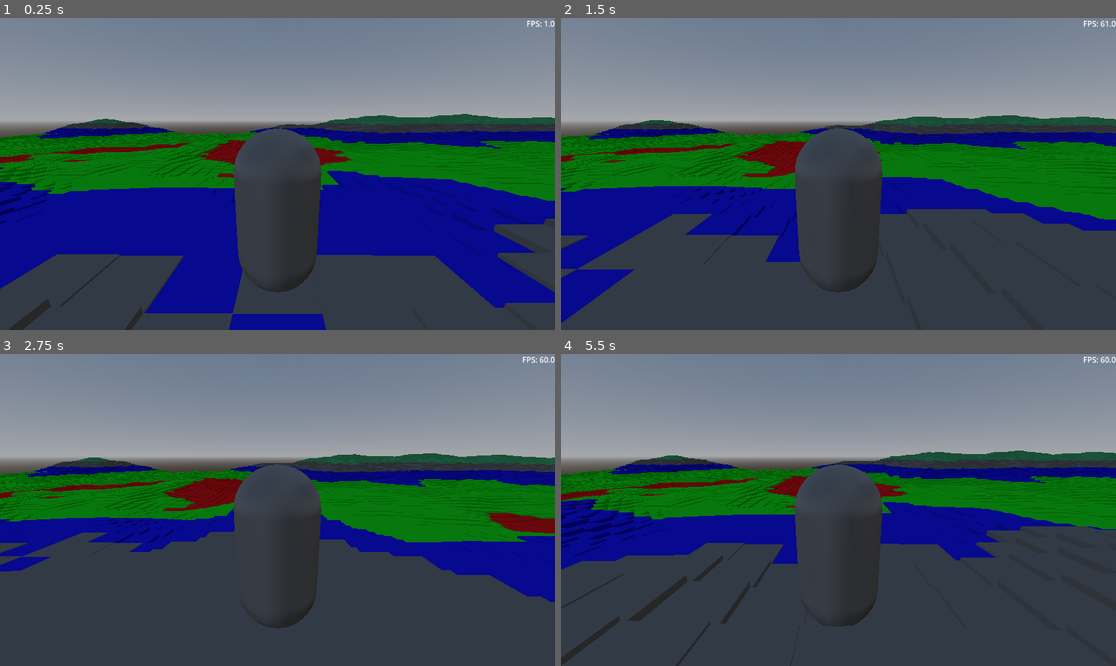
Above: before the commit, frames 1-4 (two rows, left to right).
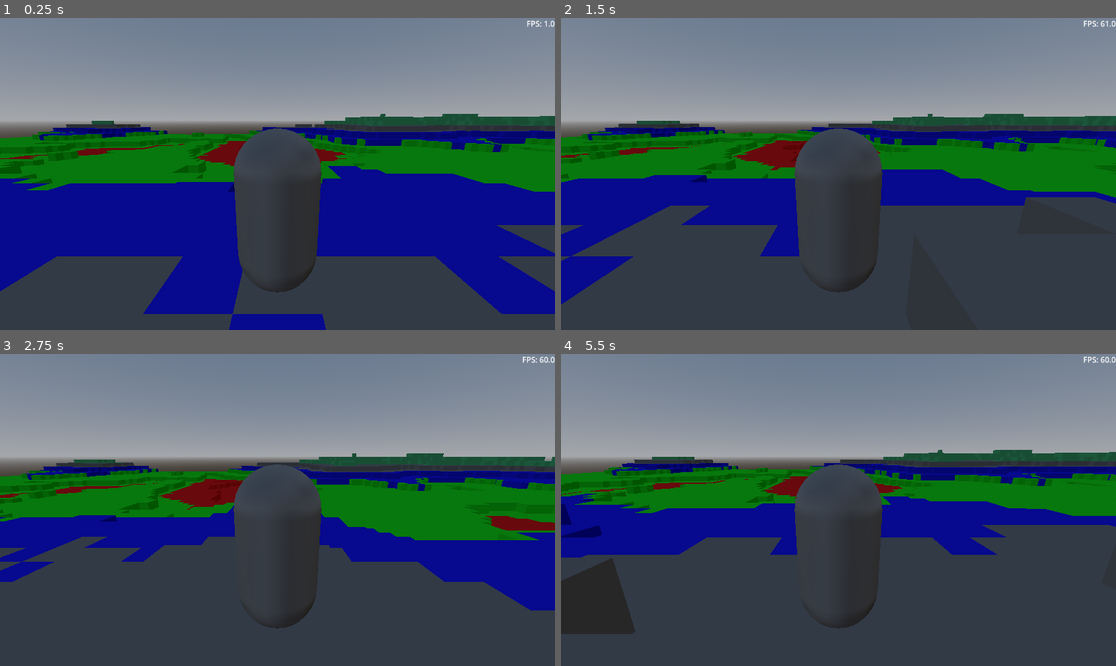
Above: after the commit, the same moments.

Repository: Javijarp/Godot-World-Generation-Tutorial
Game: Godot game, scene res://main.tscn
Two runs of this game, one before a commit and one after it. Both use one fixed random seed, a clock stepped at 60 frames per second and the inputs below.
Inputs:
- Up to frame 1 (0.25 s): no input
- Up to frame 2 (1.5 s): tap Enter (ui_accept) at 0.5, 0.77 s; hold Right (ui_right) 0.53-1.28 s; hold Down (ui_down) from 1.28 s (still down)
- Up to frame 3 (2.75 s): tap Enter (ui_accept) at 1.52 s; release Down (ui_down) at 2.03 s; hold Right (ui_right) from 2.03 s (still down)
- Up to frame 4 (5.5 s): release Right (ui_right) at 2.78 s; hold Up (ui_up) 2.78-3.53 s; tap Enter (ui_accept) at 3.02, 3.77, 4.52 s; hold Left (ui_left) 3.53-5.03 s; hold Down (ui_down) from 5.03 s (still down)

The runs differ from the first frame. In frame 1, 6.6% of the frame differs, in the area x 0-100%, y 30-100%; in frame 2, 10%, in the area x 0-100%, y 30-98%; in frame 3, 6.4%; in frame 4, 10%.

Commit message:
Implemented grid system for block rendering

Diff:
--- a/world_generator.gd
+++ b/world_generator.gd
@@ -6,6 +6,8 @@
 var noise
 var player
 var generated_cubes
+
+var last_player_grid_pos = Vector2i.ZERO
 
 var material_cache = {}
 
@@ -20,10 +22,17 @@
 	material_cache[0.2] = create_material(Color(0.5, 0.5, 0.5, 1))
 	material_cache[1.0] = create_material(Color(0.3, 0.8, 0.5, 1))
 
+	last_player_grid_pos = Vector2i(round(player.position.x), round(player.position.z))
 	generate_new_cubes_from_position(player.position)
 
 func _process(delta):
-	generate_new_cubes_from_position(player.position)
+	var current_grid_x = round(player.position.x)
+	var current_grid_z = round(player.position.z)
+	var current_grid_pos = Vector2i(current_grid_x, current_grid_z)
+
+	if current_grid_pos != last_player_grid_pos:
+		last_player_grid_pos = current_grid_pos
+		generate_new_cubes_from_position(current_grid_pos)
 
 func create_cube(position, mat):
 	var box_size = Vector3(1, 1, 1)
@@ -49,16 +58,21 @@
 	add_child(static_body)
 
 func generate_new_cubes_from_position(player_position):
-	for x in range(GENERATION_BOUND_DISTANCE * 2):
-		x += (player_position.x - GENERATION_BOUND_DISTANCE)
-		for z in range(GENERATION_BOUND_DISTANCE * 2):
-			z += (player_position.z - GENERATION_BOUND_DISTANCE)
+
+	var start_x = player_position.x - GENERATION_BOUND_DISTANCE
+	var end_x = player_position.x + GENERATION_BOUND_DISTANCE
+	var start_z = player_position.y - GENERATION_BOUND_DISTANCE
+	var end_z = player_position.y + GENERATION_BOUND_DISTANCE
+
+	for x in range(start_x, end_x):
+		for z in range(start_z, end_z):
 			generate_cube_if_new(x, z)
 
 func generate_cube_if_new(x, z):
 	if !has_cube_been_generated(x, z):
 		var generated_noise = noise.get_noise_2d(x, z)
-		create_cube(Vector3(x, generated_noise * VERTICAL_AMPLITUDE, z), get_cached_material_from_noise(generated_noise))
+		var target_pos = Vector3(x, round(generated_noise * VERTICAL_AMPLITUDE), z)
+		create_cube(target_pos, get_cached_material_from_noise(generated_noise))
 		register_cube_generation_at_coordinate(x, z)
 
 func has_cube_been_generated(x, z):
